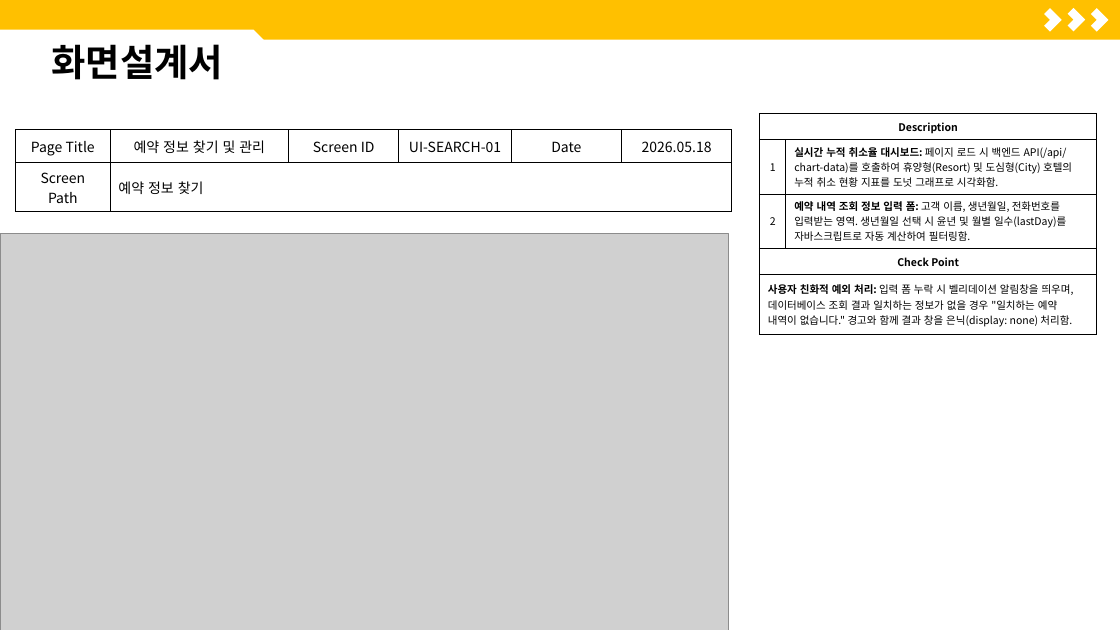
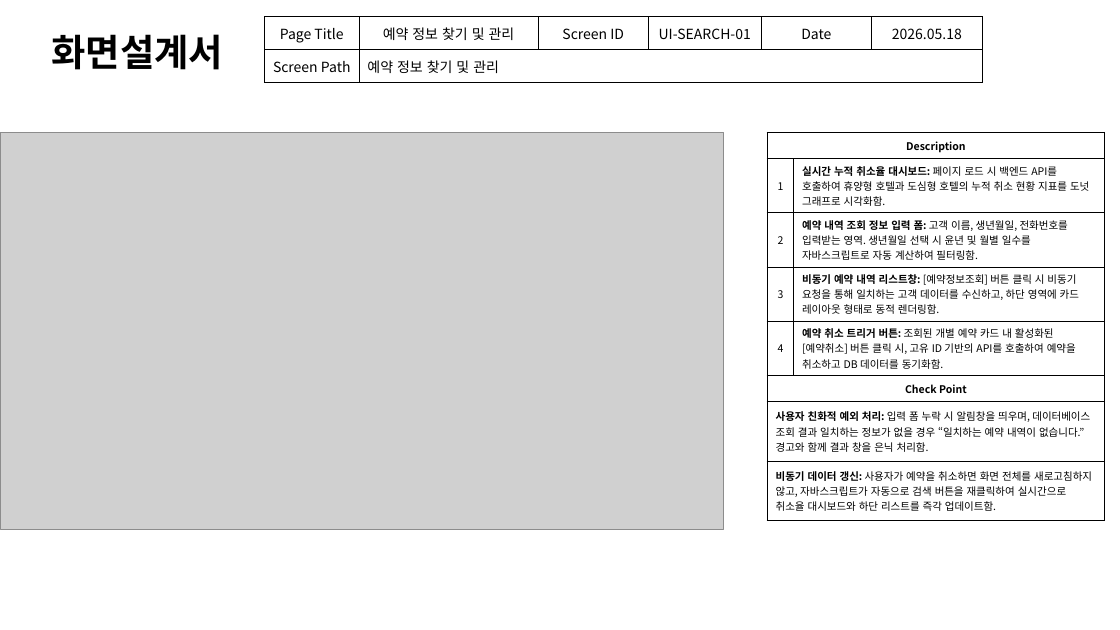
Before and after one commit to ShinHyerin/Hotel-Service-Optimization-AI, a slide deck: slide 12 of presentation/포트폴리오_신혜린.pptx (slide 14 before the commit). Drawn at 1120x630 pixels with LibreOffice and Linux fonts; fonts in the diff are those of the drawing; grey boxes stand for pictures. Boxes give left, top, right and bottom in pixels: in the first picture for what was removed or moved away, otherwise in the second. Text is boxed around its words. In the diff, an @@ line names an element or a change of style, - is before the commit and + after.

```diff
--- a/presentation/포트폴리오_신혜린.pptx
+++ b/presentation/포트폴리오_신혜린.pptx
@@ text "화면설계서": place and size @@
-text "화면설계서" at (51, 44, 223, 80)
+text "화면설계서" at (51, 34, 223, 70)
@@ rectangle removed at (0, 0, 1120, 39) @@
@@ snip rect removed at (0, 29, 265, 96) @@
@@ table at (265, 17, 984, 83) @@
-row 2, column 2: 예약 정보 찾기
+row 2, column 2: 예약 정보 찾기 및 관리
@@ table: place and size @@
-table at (16, 129, 732, 207)
+table at (265, 17, 984, 83)
@@ corner removed at (1038, 8, 1062, 32) @@
@@ corner removed at (1062, 8, 1086, 32) @@
@@ corner removed at (1085, 8, 1109, 32) @@
@@ picture: place and size @@
-picture at (0, 234, 728, 630)
+picture at (0, 132, 724, 528)
@@ table at (767, 132, 1104, 515) @@
-row 2: 1 | 실시간 누적 취소율 대시보드: 페이지 로드 시 백엔드 API(/api/chart-data)를 호출하여 휴양형(Resort) 및 도심형(City) 호텔의 누적 취소 현황 지표를 도넛 그래프로 시각화함.
-row 3: 2 | 예약 내역 조회 정보 입력 폼: 고객 이름, 생년월일, 전화번호를 입력받는 영역. 생년월일 선택 시 윤년 및 월별 일수(lastDay)를 자바스크립트로 자동 계산하여 필터링함.
+row 2: 1 | 실시간 누적 취소율 대시보드: 페이지 로드 시 백엔드 API를 호출하여 휴양형 호텔과 도심형 호텔의 누적 취소 현황 지표를 도넛 그래프로 시각화함.
+row 3: 2 | 예약 내역 조회 정보 입력 폼: 고객 이름, 생년월일, 전화번호를 입력받는 영역. 생년월일 선택 시 윤년 및 월별 일수를 자바스크립트로 자동 계산하여 필터링함.
+row 4: 3 | 비동기 예약 내역 리스트창: [예약정보조회] 버튼 클릭 시 비동기 요청을 통해 일치하는 고객 데이터를 수신하고, 하단 영역에 카드 레이아웃 형태로 동적 렌더링함.
+row 5: 4 | 예약 취소 트리거 버튼: 조회된 개별 예약 카드 내 활성화된 [예약취소] 버튼 클릭 시, 고유 ID 기반의 API를 호출하여 예약을 취소하고 DB 데이터를 동기화함.
-row 5: 사용자 친화적 예외 처리: 입력 폼 누락 시 벨리데이션 알림창을 띄우며, 데이터베이스 조회 결과 일치하는 정보가 없을 경우 "일치하는 예약 내역이 없습니다." 경고와 함께 결과 창을 은닉(display: none) 처리함. | 
+row 7: 사용자 친화적 예외 처리: 입력 폼 누락 시 알림창을 띄우며, 데이터베이스 조회 결과 일치하는 정보가 없을 경우 “일치하는 예약 내역이 없습니다.” 경고와 함께 결과 창을 은닉 처리함. | 
+row 8: 비동기 데이터 갱신: 사용자가 예약을 취소하면 화면 전체를 새로고침하지 않고, 자바스크립트가 자동으로 검색 버튼을 재클릭하여 실시간으로 취소율 대시보드와 하단 리스트를 즉각 업데이트함. | 
@@ table: place and size @@
-table at (760, 113, 1096, 331)
+table at (767, 132, 1104, 515)
```
Also in this commit, not shown: 9 other slides changed, 3 slides removed.
